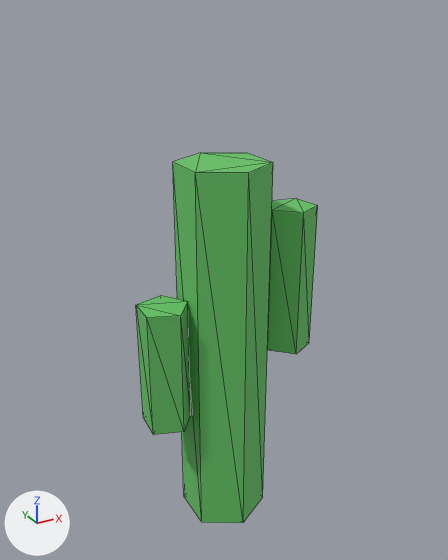
The glTF model public/models/terrain/cactus.glb, before and after one commit.
Both versions are drawn from a 50 mm lens placed at (-0.206, -0.377, 0.399), pointed at (0.006, 0.009, 0.206). The lights are fixed; the arrows at lower left show +X, +Y and +Z. The picture after the commit comes second. Mesh edges are drawn as thin lines. Vertices at exactly the same position are counted once.

Objects in the first picture: 'CactusArmL', 'CactusArmR', 'CactusBody'.
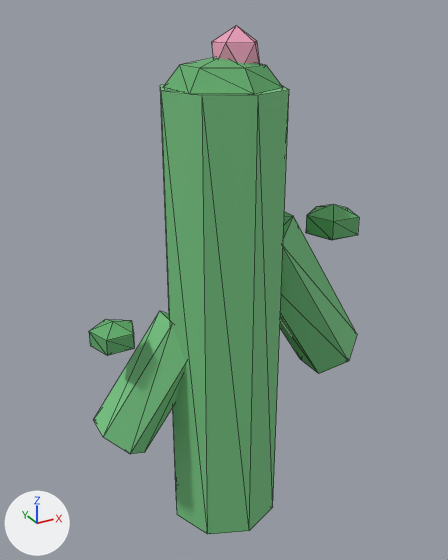
Changed parts and their boxes (x1, y1, x2, y2) in the pictures (448 x 560 px):
'CactusBody', recoloured, reshaped, moved (29% wider, 21% taller)
    before: (173, 153, 273, 523)
    after: (160, 85, 289, 534)
'CactusArmR', recoloured, reshaped, moved, turned
    before: (267, 198, 318, 354)
    after: (280, 211, 357, 374)
'CactusArmL', recoloured, reshaped, moved, turned
    before: (136, 295, 191, 435)
    after: (93, 311, 186, 454)
'CactusTopCap', added (green)
    after: (163, 57, 283, 94)
'ArmCapR', added (green)
    after: (306, 205, 359, 240)
'ArmCapL', added (green)
    after: (89, 319, 134, 356)
'Flower', added
    after: (212, 25, 260, 64)

The edits, one by one:
Material 'CactusMat' (mat_cactusmat) changes colour from green #66c366 to green #76c481; in linear values from (0.133, 0.545, 0.133) to (0.18, 0.55, 0.22).
Material 'FlowerMat' (mat_flowermat) is new.
Its base color is (0.85, 0.35, 0.5) (pink #eda0bc).
Its roughness is 0.6.
Material 'CactusDark' (mat_cactusdark) is new.
Its base color is (0.12, 0.42, 0.15) (green #61ad6c).
Its roughness is 0.75.
me_cylinder_002 is used by ob_cactusbody; location (0.0, 0.0, 0.15).
me_cylinder_002 had 12 vertices, 20 faces and spanned x -0.03..0.03, y -0.035..0.035, z -0.15..0.15.
me_cylinder_002 now has 16 vertices, 28 faces and spans x -0.045..0.045, y -0.045..0.045, z -0.175..0.175.
me_cylinder_002 part 1: the whole mesh is rebuilt.
me_cylinder_003 is used by ob_cactusarmr; location (0.06, 0.0, 0.2); rotation (0.0, 0.0, -0.785), in degrees (0, 0, -45).
me_cylinder_003 had 10 vertices, 16 faces and spanned x -0.019..0.019, y -0.0162..0.02, z -0.06..0.06.
me_cylinder_003 now has 12 vertices, 20 faces and spans x -0.0242..0.0347, y -0.028..0.028, z -0.07..0.07.
me_cylinder_003 part 2: the whole mesh is rebuilt.
me_cylinder_004 is used by ob_cactusarml; location (-0.05, 0.0, 0.15); rotation (0.0, 0.0, 0.898), in degrees (0, 0, 51).
me_cylinder_004 had 10 vertices, 16 faces and spanned x -0.019..0.019, y -0.0162..0.02, z -0.05..0.05.
me_cylinder_004 now has 12 vertices, 20 faces and spans x -0.0268..0.0208, y -0.024..0.024, z -0.05..0.05.
me_cylinder_004 part 3: the whole mesh is rebuilt.
Mesh me_icosphere is new.
It is an icosphere of 20 faces spanning x -0.0161..0.0161, y -0.0153..0.0153, z -0.018..0.018.
It uses material mat_flowermat (pink #eda0bc).
Mesh me_sphere_002 is new.
It is a UV sphere (5 segments, 3 rings, poles along z) spanning x -0.1015..-0.0685, y -0.004..0.0273, z 0.168..0.192.
It uses material mat_cactusdark (green #61ad6c).
Mesh me_sphere_001 is new.
It is a UV sphere (5 segments, 3 rings, poles along z) spanning x 0.0794..0.1206, y -0.0175..0.0217, z 0.225..0.255.
It uses material mat_cactusdark (green #61ad6c).
Mesh me_sphere is new.
It is a UV sphere (6 segments, 4 rings, poles along z) spanning x -0.0346..0.0346, y -0.04..0.04, z 0.33..0.37.
It uses material mat_cactusdark (green #61ad6c).
Object 'CactusBody' (ob_cactusbody) moves from (0.0, 0.0, 0.15) to (0.0, 0.0, 0.175).
Object 'CactusArmR' (ob_cactusarmr) moves from (0.06, 0.0, 0.2) to (0.065, 0.0, 0.18).
Object 'CactusArmR' (ob_cactusarmr) turns from (0, 0, -45) to (0, -36, 0) degrees about x, y and z.
Object 'CactusArmL' (ob_cactusarml) moves from (-0.05, 0.0, 0.15) to (-0.055, 0.01, 0.13).
Object 'CactusArmL' (ob_cactusarml) turns from (0, 0, 51) to (0, 40, 0) degrees about x, y and z.
Object 'Flower' (ob_flower) is new; it shows me_icosphere.
Its location is (0.01, 0.0, 0.37).
Object 'ArmCapL' (ob_armcapl) is new; it shows me_sphere_002.
Its location is (0.0, 0.0, 0.0).
Object 'ArmCapR' (ob_armcapr) is new; it shows me_sphere_001.
Its location is (0.0, 0.0, 0.0).
Object 'CactusTopCap' (ob_cactustopcap) is new; it shows me_sphere.
Its location is (0.0, 0.0, 0.0).
